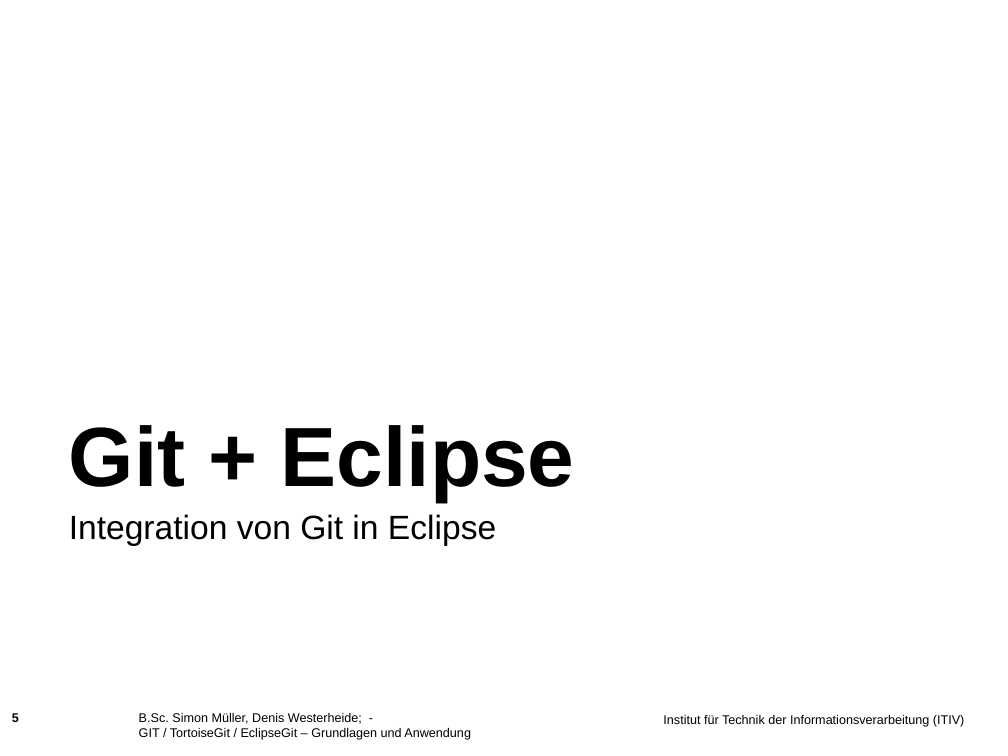
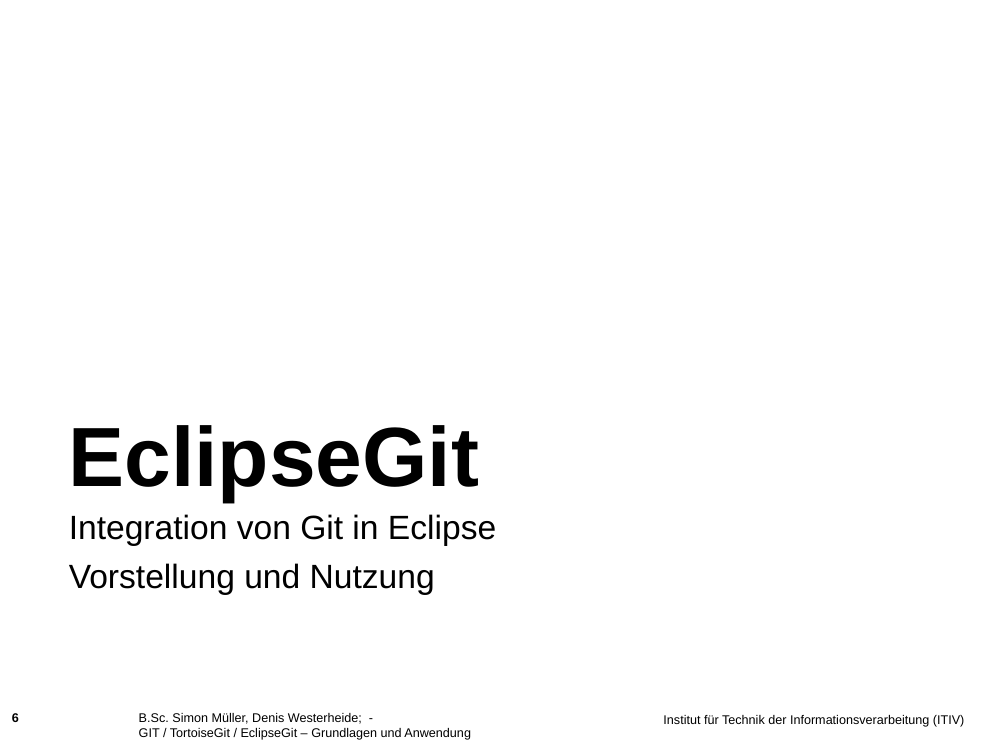
Before and after one commit to muellesi/PSE_2018, a slide deck: slide 6 of Präsentation/Denis/Praesentationsfolien_Denis.ppt (slide 5 before the commit). Drawn at 1008x756 pixels with LibreOffice and Linux fonts; fonts in the diff are those of the drawing; background and template pictures are left out. Boxes give left, top, right and bottom in pixels: in the first picture for what was removed or moved away, otherwise in the second. Text is boxed around its words. In the diff, an @@ line names an element or a change of style, - is before the commit and + after.

```diff
--- a/Präsentation/Denis/Praesentationsfolien_Denis.ppt
+++ b/Präsentation/Denis/Praesentationsfolien_Denis.ppt
@@ title at [69, 425, 479, 501]: text changed @@
-Git + Eclipse
+EclipseGit
@@ text at [69, 563, 435, 595]: paragraph added @@
+Vorstellung und Nutzung
```
Also in this commit, not shown: 5 other slides changed, 1 slide added.
